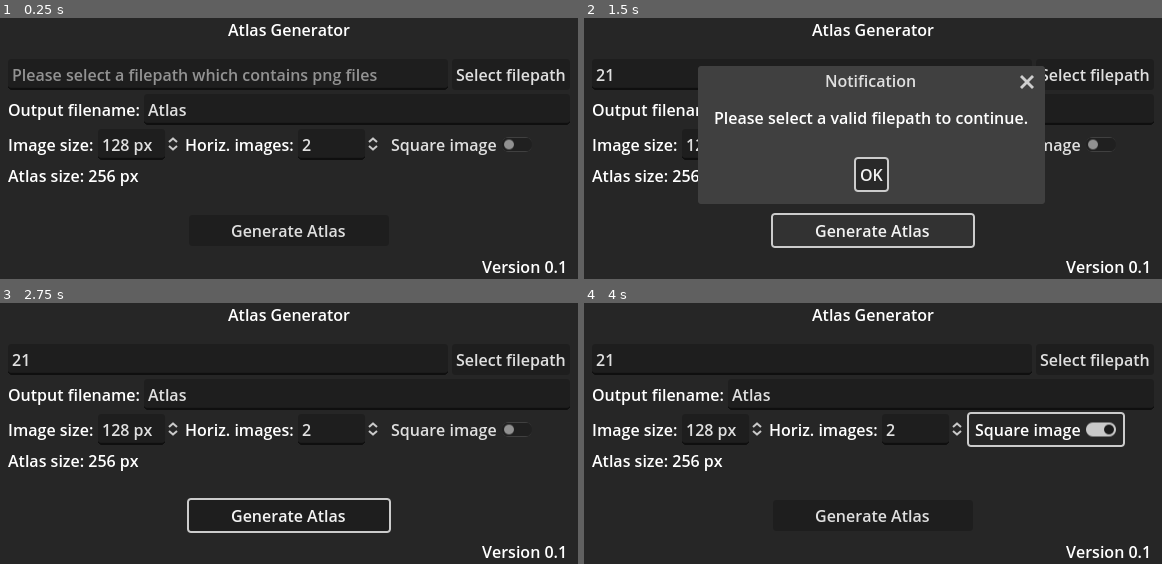
Above: before the commit, frames 1-4 (two rows, left to right).
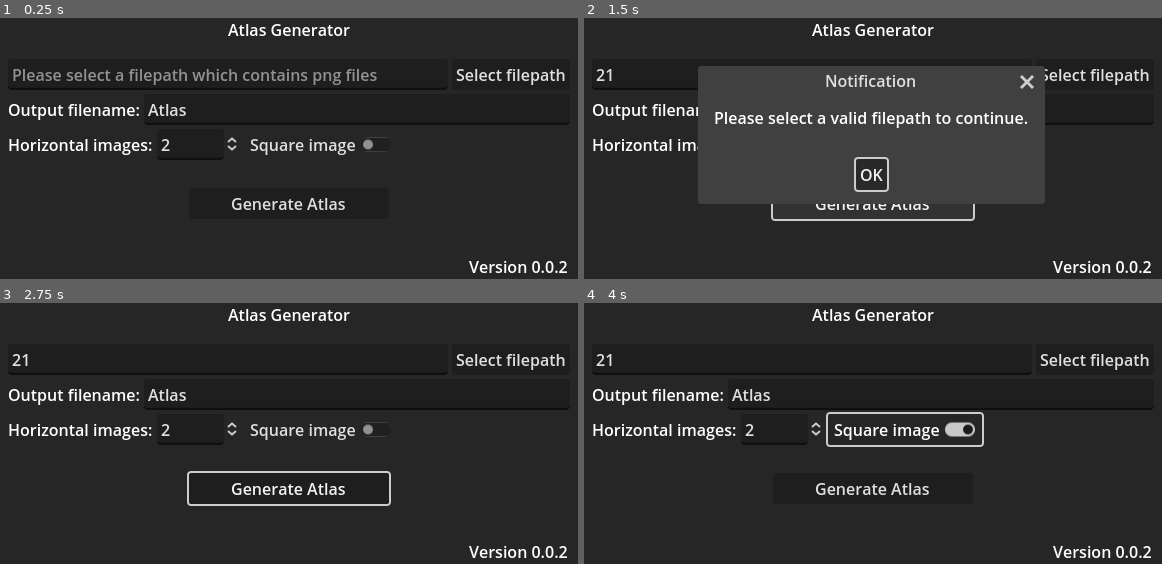
Above: after the commit, the same moments.

Repository: christianbecker3/AtlasGenerator
Game: Godot game, scene res://main_window.tscn
Same seed, same stepped clock (60 frames per second), same inputs: the game is played once before the commit and once after it.
Inputs (mouse positions are in pixels of both pictures, inside the frame that each line leads up to):
- Up to frame 1 (0.25 s): no input
- Up to frame 2 (1.5 s): click (809, 75) at 0.52 s; type "12" at 0.6 s; click "Generate Atlas" at 1.25 s
- Up to frame 3 (2.75 s): click "OK" at 2 s
- Up to frame 4 (4 s): click "Select filepath" at 2.75 s; click "Square image" at 3.5 s

The runs differ from the first frame. In frame 1, 3.9% of the frame differs, in the area x 1-99%, y 45-98%; in frame 2, 3.2%; in frame 3, 5.1%; in frame 4, 5.0%.

Commit message:
Update 0.0.2
- Resolution will be now set by the largest image available in the png sequence
- Smaller images will be centered
- Added an error exception, if the image can't be saved

Diff:
--- a/Main.gd
+++ b/Main.gd
@@ -4,14 +4,9 @@
 @onready var line_edit: LineEdit = %LineEdit
 @onready var file_dialog: FileDialog = %FileDialog
 @onready var horizontal_images: SpinBox = %HorizontalImages
-@onready var image_size: SpinBox = %Size
 @onready var square_image: CheckButton = %SquareImage
-@onready var info_label: Label = %Information
 var path: String
 var output_filename: String = "Atlas"
-
-func _ready() -> void:
-	update_info(0)
 
 func select_folder() -> void:
 	file_dialog.popup()
@@ -19,9 +14,6 @@
 func setup_folder(input_path: String) -> void:
 	path = input_path
 	line_edit.text = path
-
-func update_info(i: float) -> void:
-	info_label.text = "Atlas size: " + str(int(horizontal_images.value * image_size.value)) + " px"
 
 func update_filename(new_text: String) -> void:
 	output_filename = new_text
@@ -38,18 +30,18 @@
 	for file in files:
 		if file.get_extension() == "png" and file.get_slice(".", 0) != output_filename:
 			filtered_files.append(load_file(file, path))
+	var image_size: int = filter_largest_image_resolution_of_images(filtered_files).x
 	var x_size: int = horizontal_images.value
 	var y_size: int = ceil(float(filtered_files.size()) / float(x_size))
 	if filtered_files.size() < x_size:
 		show_popup("Please reduce the horizontal size to continue.")
 		return
-	var img_size: int = image_size.value
 	var is_square_image: bool = square_image.button_pressed
 	var atlas: Image = Image.new()
 	if is_square_image:
-		atlas = Image.create(x_size * img_size, x_size * img_size, true, Image.FORMAT_RGBA8)
+		atlas = Image.create(x_size * image_size, x_size * image_size, true, Image.FORMAT_RGBA8)
 	else:
-		atlas = Image.create(x_size * img_size, y_size * img_size, true, Image.FORMAT_RGBA8)
+		atlas = Image.create(x_size * image_size, y_size * image_size, true, Image.FORMAT_RGBA8)
 	var x_pos: int = -1
 	var y_pos: int = -1
 	for i in range(filtered_files.size()):
@@ -58,9 +50,13 @@
 		if fmod(i, x_size) == 0:
 			y_pos += 1
 			x_pos = 0
-		var image_position: Vector2 = Vector2(x_pos * img_size, y_pos * img_size)
-		atlas.blit_rect(image, Rect2(Vector2.ZERO, Vector2(img_size, img_size)), image_position)
-	atlas.save_png(path + "\\" + output_filename + ".png")
+		var offset: Vector2i = Vector2i.ZERO
+		var center_anchor_position: Vector2i = (Vector2i(image_size, image_size) - image.get_size()) / 2
+		var image_position: Vector2i = Vector2i(x_pos * image_size + center_anchor_position.x, y_pos * image_size + center_anchor_position.y)
+		atlas.blit_rect(image, Rect2(Vector2i.ZERO, image.get_size()), image_position)
+	if atlas.save_png(path + "\\" + output_filename + ".png") != 0:
+		show_popup("An error occurred while saving the file.")
+		return
 	show_popup("Atlas was successfully created.")
 
 func load_file(filename: String, path: String) -> Image:
@@ -72,3 +68,10 @@
 func show_popup(text: String) -> void:
 	dialog_box.dialog_text = text
 	dialog_box.popup()
+
+func filter_largest_image_resolution_of_images(images: Array[Image]) -> Vector2i:
+	var resolution: Vector2i = Vector2i.ZERO
+	for image in images:
+		if resolution.length() < image.get_size().length():
+			resolution = image.get_size()
+	return resolution
--- a/main_window.tscn
+++ b/main_window.tscn
@@ -79,23 +79,9 @@
 [node name="ImagesizeContainer" type="HBoxContainer" parent="UiElements/VerticalElements"]
 layout_mode = 2
 
-[node name="Label" type="Label" parent="UiElements/VerticalElements/ImagesizeContainer"]
-layout_mode = 2
-text = "Image size:"
-
-[node name="Size" type="SpinBox" parent="UiElements/VerticalElements/ImagesizeContainer"]
-unique_name_in_owner = true
-layout_mode = 2
-min_value = 2.0
-max_value = 1024.0
-step = 2.0
-value = 128.0
-rounded = true
-suffix = "px"
-
 [node name="Label2" type="Label" parent="UiElements/VerticalElements/ImagesizeContainer"]
 layout_mode = 2
-text = "Horiz. images:"
+text = "Horizontal images:"
 
 [node name="HorizontalImages" type="SpinBox" parent="UiElements/VerticalElements/ImagesizeContainer"]
 unique_name_in_owner = true
@@ -109,13 +95,6 @@
 unique_name_in_owner = true
 layout_mode = 2
 text = "Square image"
-
-[node name="InfoContainer" type="HBoxContainer" parent="UiElements/VerticalElements"]
-layout_mode = 2
-
-[node name="Information" type="Label" parent="UiElements/VerticalElements/InfoContainer"]
-unique_name_in_owner = true
-layout_mode = 2
 
 [node name="Placeholder" type="Control" parent="UiElements/VerticalElements"]
 custom_minimum_size = Vector2(0, 20)
@@ -139,7 +118,7 @@
 grow_horizontal = 0
 grow_vertical = 0
 size_flags_vertical = 8
-text = "Version 0.1"
+text = "Version 0.0.2"
 horizontal_alignment = 2
 
 [node name="FileDialog" type="FileDialog" parent="."]
@@ -160,7 +139,6 @@
 [connection signal="text_changed" from="UiElements/VerticalElements/FilepathContainer/LineEdit" to="." method="setup_folder"]
 [connection signal="pressed" from="UiElements/VerticalElements/FilepathContainer/Button" to="." method="select_folder"]
 [connection signal="text_changed" from="UiElements/VerticalElements/OutputfileContainer/LineEdit" to="." method="update_filename"]
-[connection signal="value_changed" from="UiElements/VerticalElements/ImagesizeContainer/Size" to="." method="update_info"]
 [connection signal="value_changed" from="UiElements/VerticalElements/ImagesizeContainer/HorizontalImages" to="." method="update_info"]
 [connection signal="pressed" from="UiElements/VerticalElements/GenerateAtlasButton" to="." method="generate_atlas"]
 [connection signal="dir_selected" from="FileDialog" to="." method="setup_folder"]
--- a/project.godot
+++ b/project.godot
@@ -11,7 +11,7 @@
 [application]
 
 config/name="AtlasGenerator"
-config/version="0.1"
+config/version="0.0.2"
 run/main_scene="res://main_window.tscn"
 config/features=PackedStringArray("4.2", "Forward Plus")
 boot_splash/bg_color=Color(0.141176, 0.141176, 0.141176, 1)
